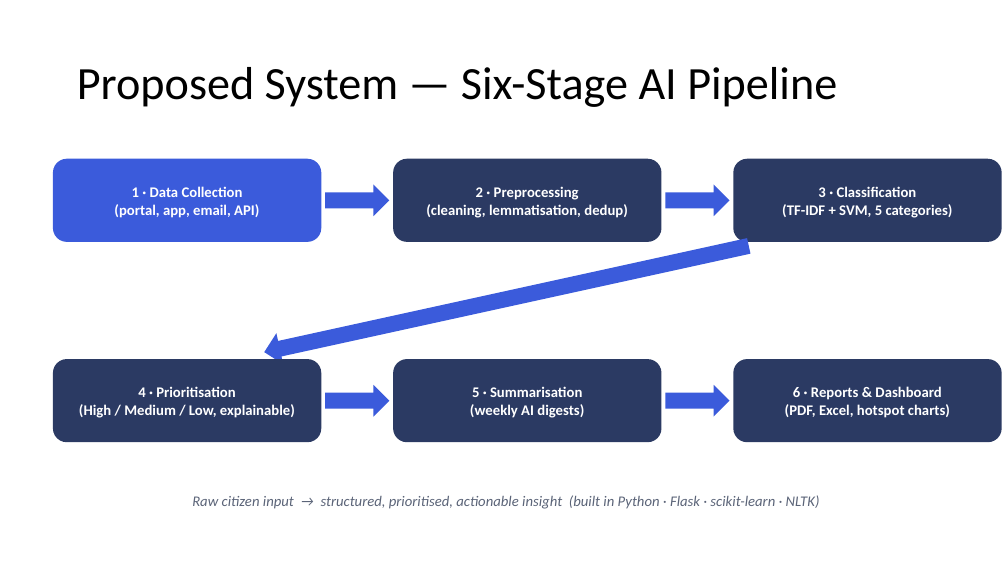
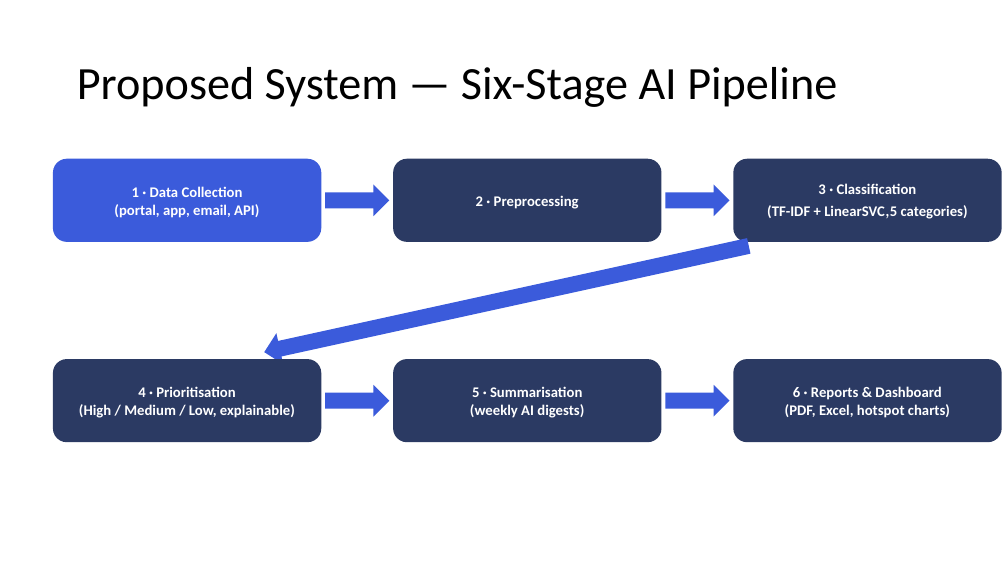
Before and after one commit to Mudit021/CivicSense-AI-Based-Citizen-Complaint-Analyzer, a slide deck: slide 10 of Project_Presentation.pptx (slide 9 before the commit). Drawn at 1008x567 pixels with LibreOffice and Linux fonts; fonts in the diff are those of the drawing. Boxes give left, top, right and bottom in pixels: in the first picture for what was removed or moved away, otherwise in the second. Text is boxed around its words. In the diff, an @@ line names an element or a change of style, - is before the commit and + after.

```diff
--- a/Project_Presentation.pptx
+++ b/Project_Presentation.pptx
@@ text in rounded rectangle at [426,204,628,218]: paragraph removed @@
-(cleaning, lemmatisation, dedup)
@@ text in rounded rectangle at [767,205,968,219]: text changed @@
-(TF-IDF + SVM, 5 categories)
+(TF-IDF + LinearSVC,5 categories)
@@ text removed at [192,495,820,509] @@
-Raw citizen input → structured, prioritised, actionable insight (built in Python · Flask · scikit-learn · NLTK)
```
Also in this commit, not shown: 6 other slides changed, 10 slides added, 1 slide removed, 51 other files.
